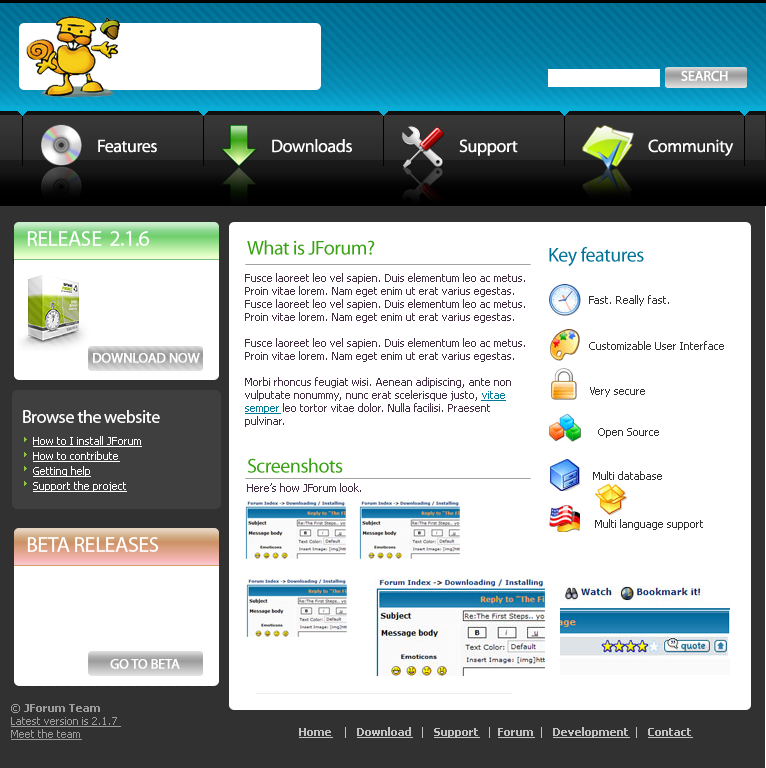
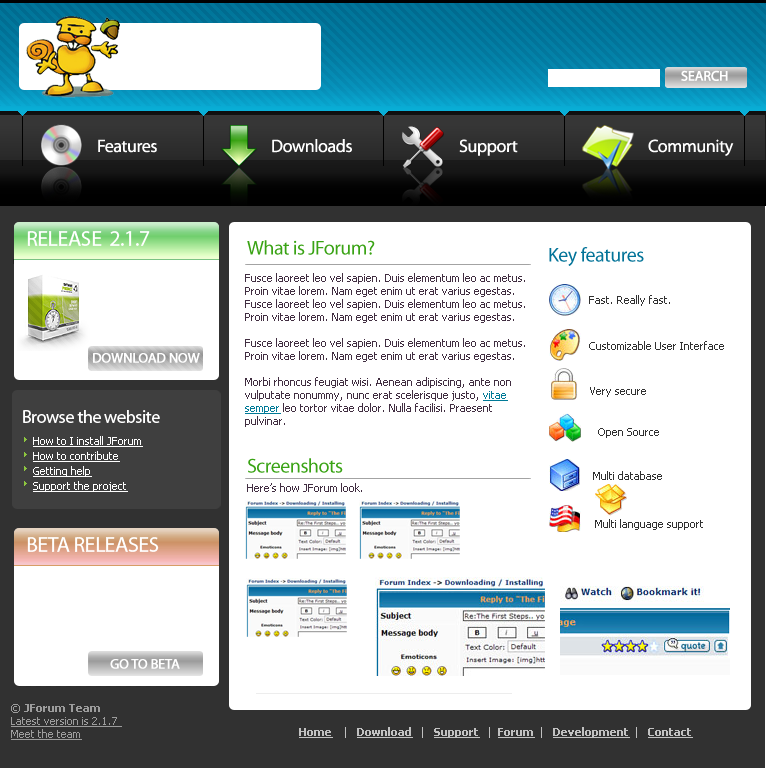
Comparing the layer stacks of the two 766 x 768 images. Changes:
painted on "Screenshot desc" over [313, 483, 362, 492]
painted on "How to I install JForum How to copy" over [91, 446, 143, 492]
painted on "Very secure" over [595, 389, 646, 397]
painted on "Fast. Really fast." over [594, 295, 670, 306]
painted on "Main text" over [283, 390, 508, 425]
painted on "Release 2.1.7" over [139, 231, 150, 246]
